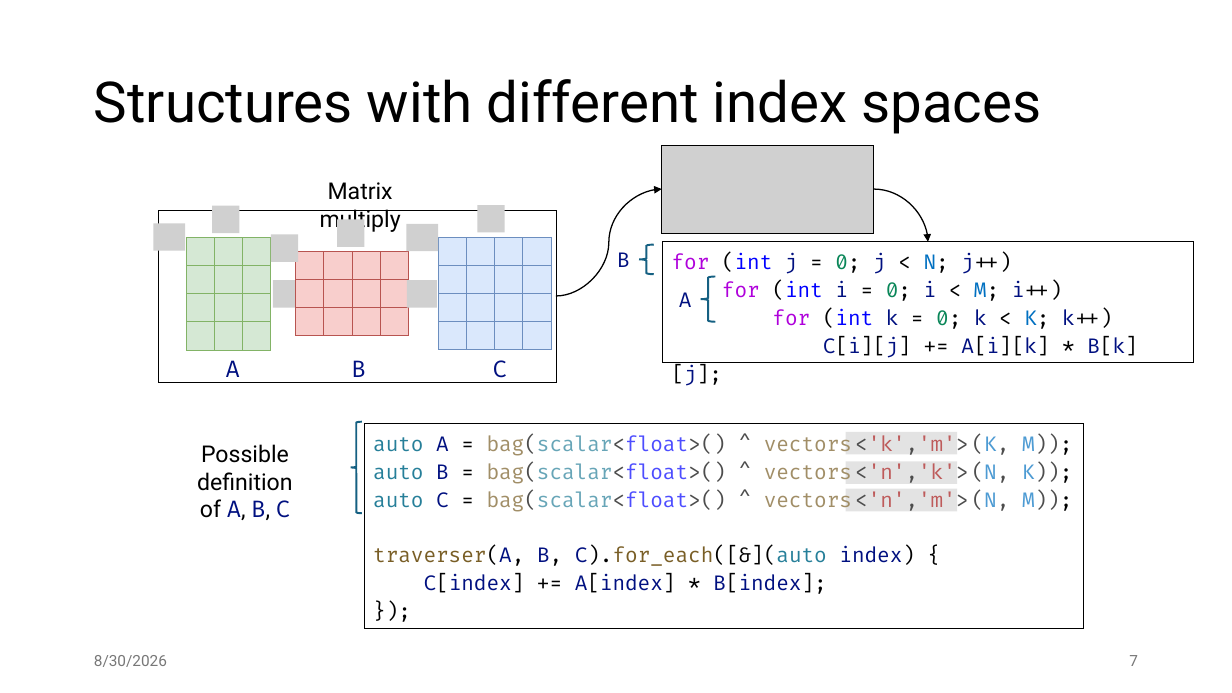
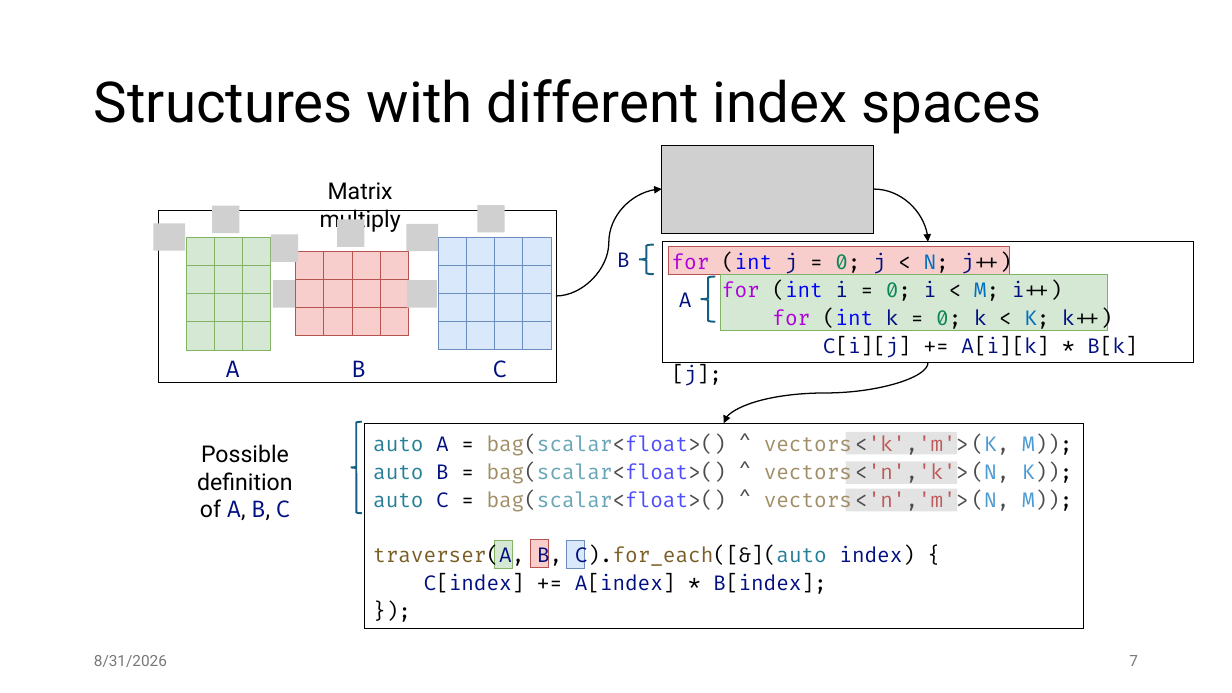
Before and after one commit to jiriklepl/phd-thesis, a slide deck: slide 7 of slides/Optimizing Memory Layouts and Traversal Orders in High-Performance Computing.pptx. Drawn at 1232x693 pixels with LibreOffice and Linux fonts; fonts in the diff are those of the drawing; grey boxes stand for pictures. Boxes give left, top, right and bottom in pixels: in the first picture for what was removed or moved away, otherwise in the second. Text is boxed around its words. In the diff, an @@ line names an element or a change of style, - is before the commit and + after.

```diff
--- a/slides/Optimizing Memory Layouts and Traversal Orders in High-Performance Computing.pptx
+++ b/slides/Optimizing Memory Layouts and Traversal Orders in High-Performance Computing.pptx
@@ rectangle added at [668,247,1009,275], fill #F8CECC, outline #B85450 0.75 pt @@
@@ rectangle added at [721,274,1107,331], fill #D5E8D4, outline #82B366 0.75 pt @@
@@ curved arrow added from (928, 362) to (724, 423), #000000 1 pt @@
@@ rectangle added at [531,539,549,567], fill #F8CECC, outline #B85450 0.75 pt @@
@@ rectangle added at [494,541,513,569], fill #D5E8D4, outline #82B366 0.75 pt @@
@@ rectangle added at [567,541,585,569], fill #DAE8FC, outline #6C8EBF 0.75 pt @@
@@ text at [94,655,167,667]: text changed @@
-8/30/2026
+8/31/2026
```
Also in this commit, not shown: 35 other slides changed, 1 slide added.
